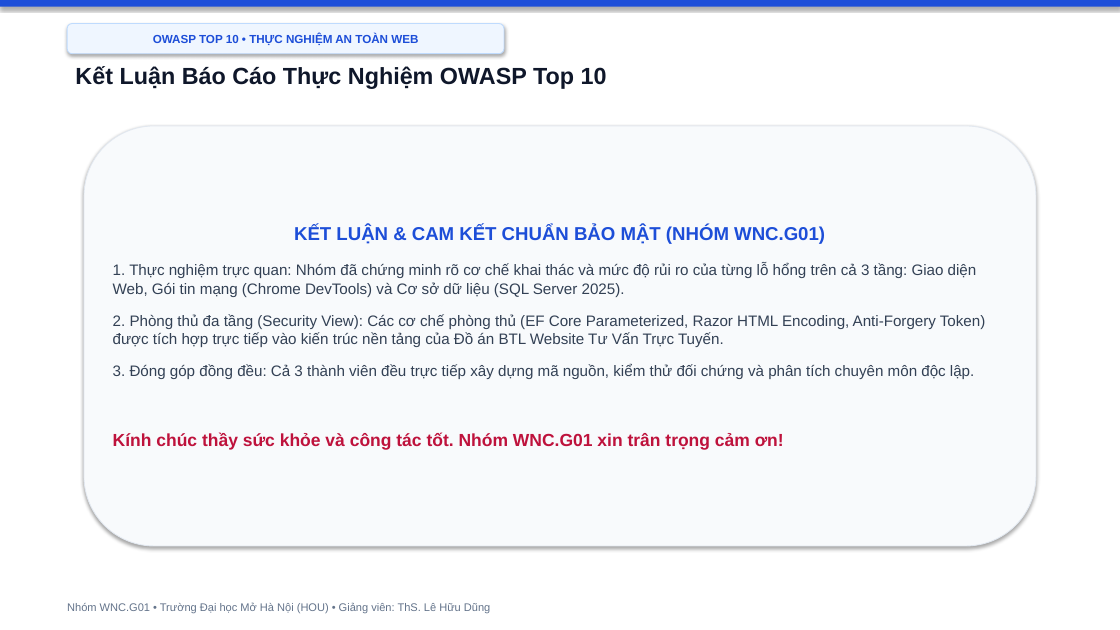
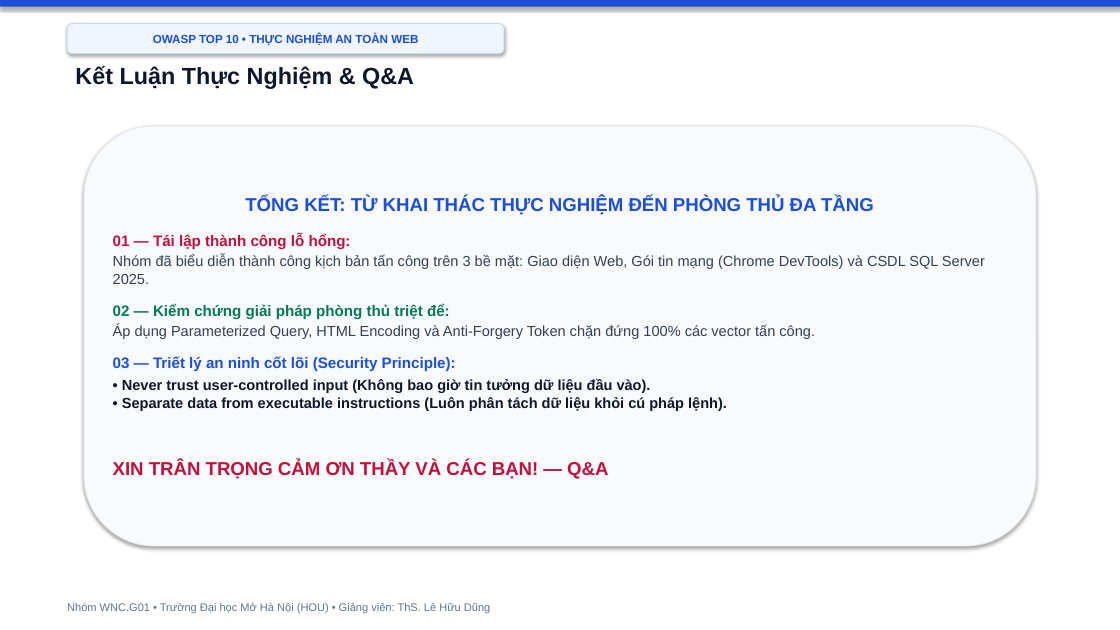
Before and after one commit to hocjsoo/OWASP_Demo, a slide deck: slide 19 of Slide_OWASP_Top3_Nhom_WNC_G01.pptx. Drawn at 1120x630 pixels with LibreOffice and Linux fonts; fonts in the diff are those of the drawing. Boxes give left, top, right and bottom in pixels: in the first picture for what was removed or moved away, otherwise in the second. Text is boxed around its words. In the diff, an @@ line names an element or a change of style, - is before the commit and + after.

Commit message:
feat: complete professional 19-slide presentation v3 following 43-point senior security designer review

```diff
--- a/Slide_OWASP_Top3_Nhom_WNC_G01.pptx
+++ b/Slide_OWASP_Top3_Nhom_WNC_G01.pptx
@@ text at (75, 66, 414, 89): text changed @@
-Kết Luận Báo Cáo Thực Nghiệm OWASP Top 10
+Kết Luận Thực Nghiệm & Q&A
@@ text in rounded rectangle at (113, 197, 985, 479): text changed; size 13 to 12.5 pt; bold on @@
-KẾT LUẬN & CAM KẾT CHUẨN BẢO MẬT (NHÓM WNC.G01)
-1. Thực nghiệm trực quan: Nhóm đã chứng minh rõ cơ chế khai thác và mức độ rủi ro của từng lỗ hổng trên cả 3 tầng: Giao diện Web, Gói tin mạng (Chrome DevTools) và Cơ sở dữ liệu (SQL Server 2025).
-2. Phòng thủ đa tầng (Security View): Các cơ chế phòng thủ (EF Core Parameterized, Razor HTML Encoding, Anti-Forgery Token) được tích hợp trực tiếp vào kiến trúc nền tảng của Đồ án BTL Website Tư Vấn Trực Tuyến.
-3. Đóng góp đồng đều: Cả 3 thành viên đều trực tiếp xây dựng mã nguồn, kiểm thử đối chứng và phân tích chuyên môn độc lập.
-Kính chúc thầy sức khỏe và công tác tốt. Nhóm WNC.G01 xin trân trọng cảm ơn!
+TỔNG KẾT: TỪ KHAI THÁC THỰC NGHIỆM ĐẾN PHÒNG THỦ ĐA TẦNG
+01 — Tái lập thành công lỗ hổng:
+Nhóm đã biểu diễn thành công kịch bản tấn công trên 3 bề mặt: Giao diện Web, Gói tin mạng (Chrome DevTools) và CSDL SQL Server 2025.
+02 — Kiểm chứng giải pháp phòng thủ triệt để:
+Áp dụng Parameterized Query, HTML Encoding và Anti-Forgery Token chặn đứng 100% các vector tấn công.
+03 — Triết lý an ninh cốt lõi (Security Principle):
+• Never trust user-controlled input (Không bao giờ tin tưởng dữ liệu đầu vào).
+• Separate data from executable instructions (Luôn phân tách dữ liệu khỏi cú pháp lệnh).
+XIN TRÂN TRỌNG CẢM ƠN THẦY VÀ CÁC BẠN! — Q&A
```
Also in this commit, not shown: 18 other slides changed, 2 other files.
